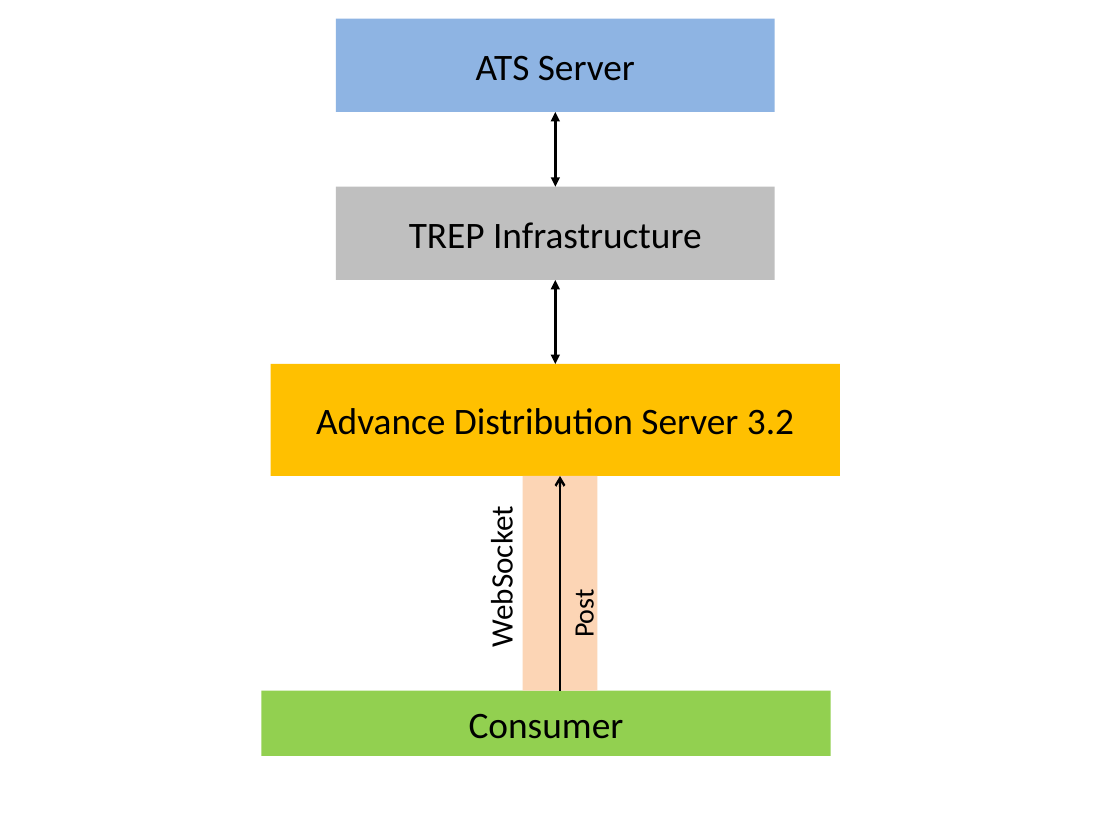
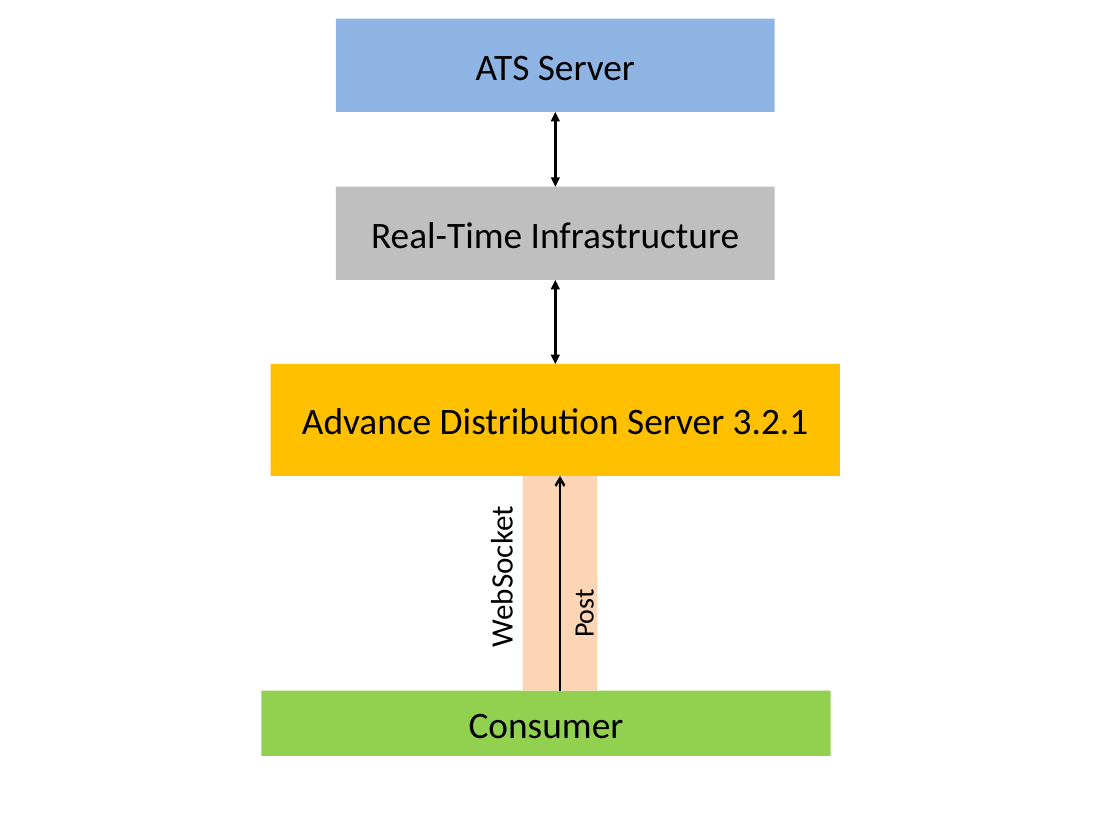
Before and after one commit to LSEG-API-Samples/Article.WebSocketAPI.Ruby.Posting.ATS, a slide deck: slide 1 of diagram.pptx. Drawn at 1120x840 pixels with LibreOffice and Linux fonts; fonts in the diff are those of the drawing. Boxes give left, top, right and bottom in pixels: in the first picture for what was removed or moved away, otherwise in the second. Text is boxed around its words. In the diff, an @@ line names an element or a change of style, - is before the commit and + after.

```diff
--- a/diagram.pptx
+++ b/diagram.pptx
@@ text in rectangle at (371,222,739,249): text changed @@
-TREP Infrastructure
+Real-Time Infrastructure
@@ text in rectangle at (302,408,809,435): text changed @@
-Advance Distribution Server 3.2
+Advance Distribution Server 3.2.1
```
Also in this commit, not shown: 6 other files.
